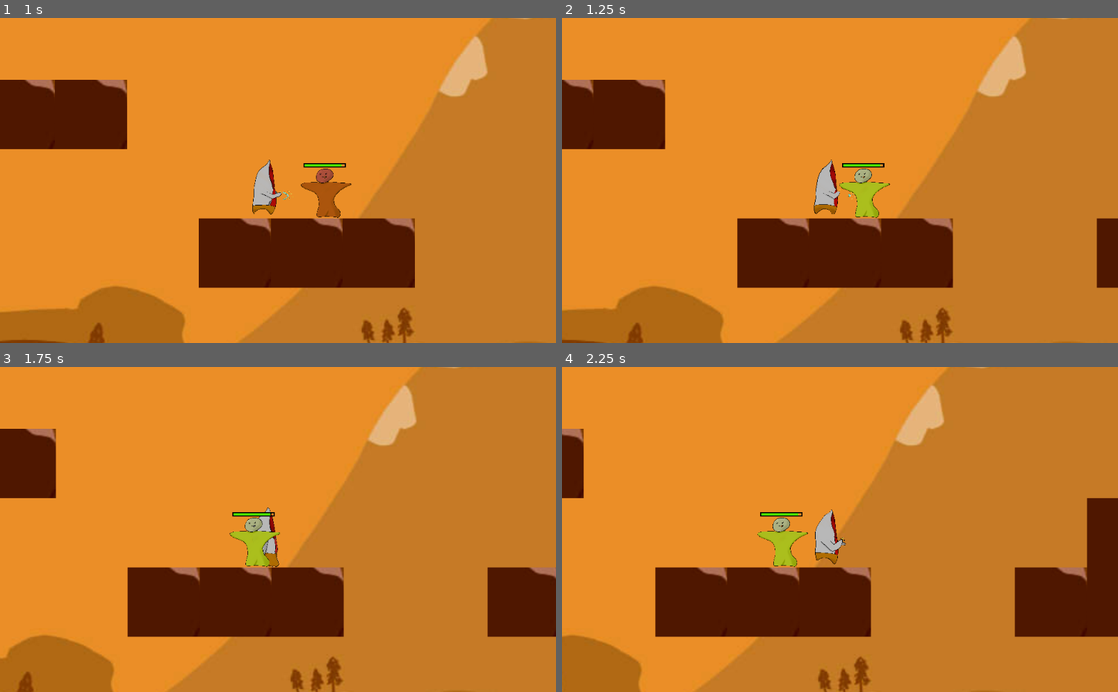
Above: before the commit, frames 1-4 (two rows, left to right).
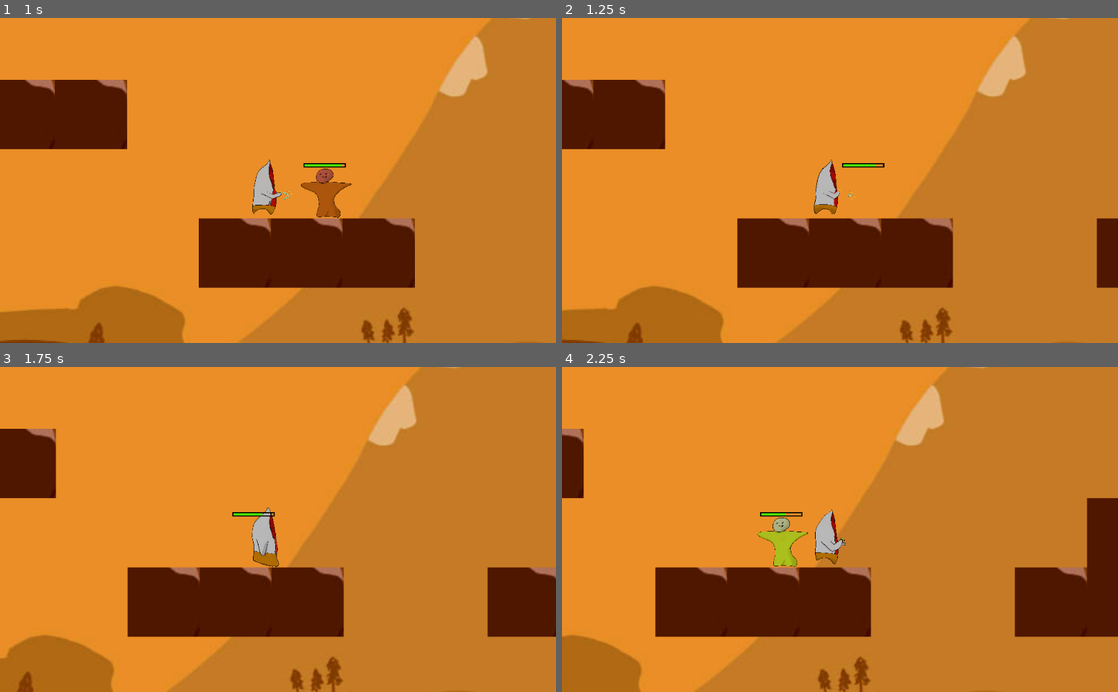
Above: after the commit, the same moments.

Repository: TommeyFaherty/NotGalway
Game: Godot game, scene res://scenes/Root.tscn
Same seed, same stepped clock (60 frames per second), same inputs: the game is played once before the commit and once after it.
Inputs:
- Up to frame 1 (1 s): hold Right (ui_right) from 0.53 s (still down); hold E (E_key) from 0.53 s (still down)
- Up to frame 2 (1.25 s): keep holding Right (ui_right); keep holding E (E_key)
- Up to frame 3 (1.75 s): keep holding Right (ui_right); release E (E_key) at 1.28 s; tap Space (space) at 1.35 s
- Up to frame 4 (2.25 s): release Right (ui_right) at 2.03 s; hold Shift (left_shift) from 2.03 s (still down); hold E (E_key) from 2.03 s (still down)

Frame 1 is identical in both runs. In frame 2, 0.6% of the frame differs, in the area x 49-59%, y 44-62%; in frame 3, 0.6%, in the area x 41-51%, y 44-62%; in frame 4, less than 0.1%.

Commit message:
Taking Damage Invulnerability

Diff:
--- a/scenes/dummy.gd
+++ b/scenes/dummy.gd
@@ -28,7 +28,7 @@
 
 
 func Hurt():
-
+	#Hurt animation AND character invulnerability while in hitstun
 	$AnimationPlayer.play("hurt")
 
 
--- a/scenes/dummy.tscn
+++ b/scenes/dummy.tscn
@@ -44,10 +44,22 @@
 "update": 0,
 "values": [ Color( 1, 1, 1, 1 ), Color( 1, 1, 1, 0 ) ]
 }
+tracks/3/type = "value"
+tracks/3/path = NodePath(".:collision_layer")
+tracks/3/interp = 1
+tracks/3/loop_wrap = true
+tracks/3/imported = false
+tracks/3/enabled = true
+tracks/3/keys = {
+"times": PoolRealArray( 0 ),
+"transitions": PoolRealArray( 1 ),
+"update": 1,
+"values": [ 0 ]
+}
 
 [sub_resource type="Animation" id=1]
 resource_name = "hurt"
-length = 0.6
+length = 0.3
 tracks/0/type = "value"
 tracks/0/path = NodePath("Sprite:modulate")
 tracks/0/interp = 1
@@ -71,6 +83,18 @@
 "transitions": PoolRealArray( 1, 1, 1, 1 ),
 "update": 1,
 "values": [ false, true, false, true ]
+}
+tracks/2/type = "value"
+tracks/2/path = NodePath(".:collision_layer")
+tracks/2/interp = 1
+tracks/2/loop_wrap = true
+tracks/2/imported = false
+tracks/2/enabled = true
+tracks/2/keys = {
+"times": PoolRealArray( 0, 0.3 ),
+"transitions": PoolRealArray( 1, 1 ),
+"update": 1,
+"values": [ 0, 4 ]
 }
 
 [node name="dummy" type="KinematicBody2D"]
